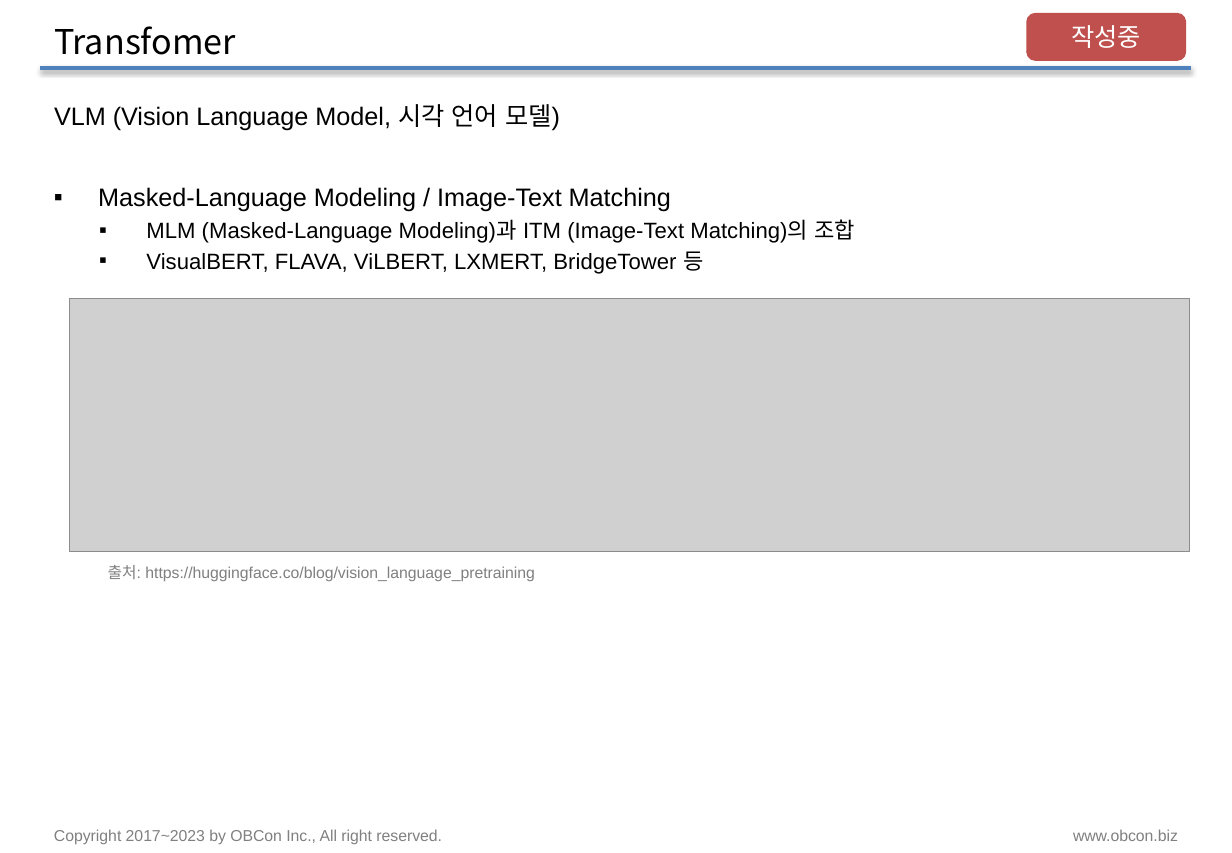
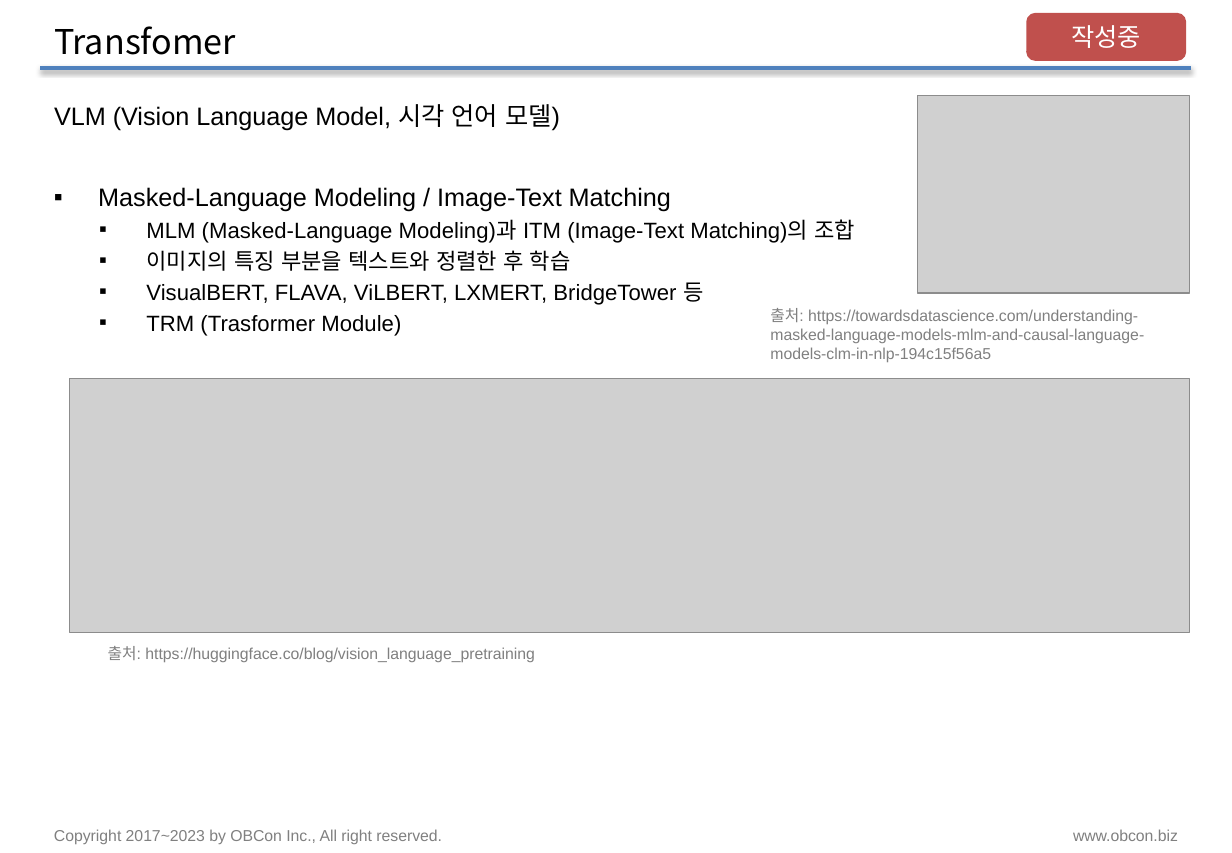
Before and after one commit to pnuskgh/EFriendExpert, a slide deck: slide 18 of laboratory/pnuskgh/docs/Deep_Learning_002.pptx. Drawn at 1232x853 pixels with LibreOffice and Linux fonts; fonts in the diff are those of the drawing; grey boxes stand for pictures. Boxes give left, top, right and bottom in pixels: in the first picture for what was removed or moved away, otherwise in the second. Text is boxed around its words. In the diff, an @@ line names an element or a change of style, - is before the commit and + after.

```diff
--- a/laboratory/pnuskgh/docs/Deep_Learning_002.pptx
+++ b/laboratory/pnuskgh/docs/Deep_Learning_002.pptx
@@ picture added at box(918, 96, 1190, 293) @@
@@ text at box(146, 250, 571, 271): paragraph added @@
+  ▪ 이미지의 특징 부분을 텍스트와 정렬한 후 학습
@@ text at box(146, 315, 401, 336): paragraph added @@
+  ▪ TRM (Trasformer Module)
@@ text added at box(770, 308, 1144, 362), 10 pt, text #808080 @@
+출처: https://towardsdatascience.com/understanding-masked-language-models-mlm-and-causal-language-models-clm-in-nlp-194c15f56a5
@@ picture: place and size @@
-picture at box(69, 298, 1189, 552)
+picture at box(69, 379, 1189, 632)
@@ text "출처: https://huggingface.co/blog/vision_language_pretraining": place and size @@
-text "출처: https://huggingface.co/blog/vision_language_pretraining" at box(108, 565, 535, 581)
+text "출처: https://huggingface.co/blog/vision_language_pretraining" at box(108, 646, 535, 662)
```
Also in this commit, not shown: 4 other slides changed, 3 other files.
